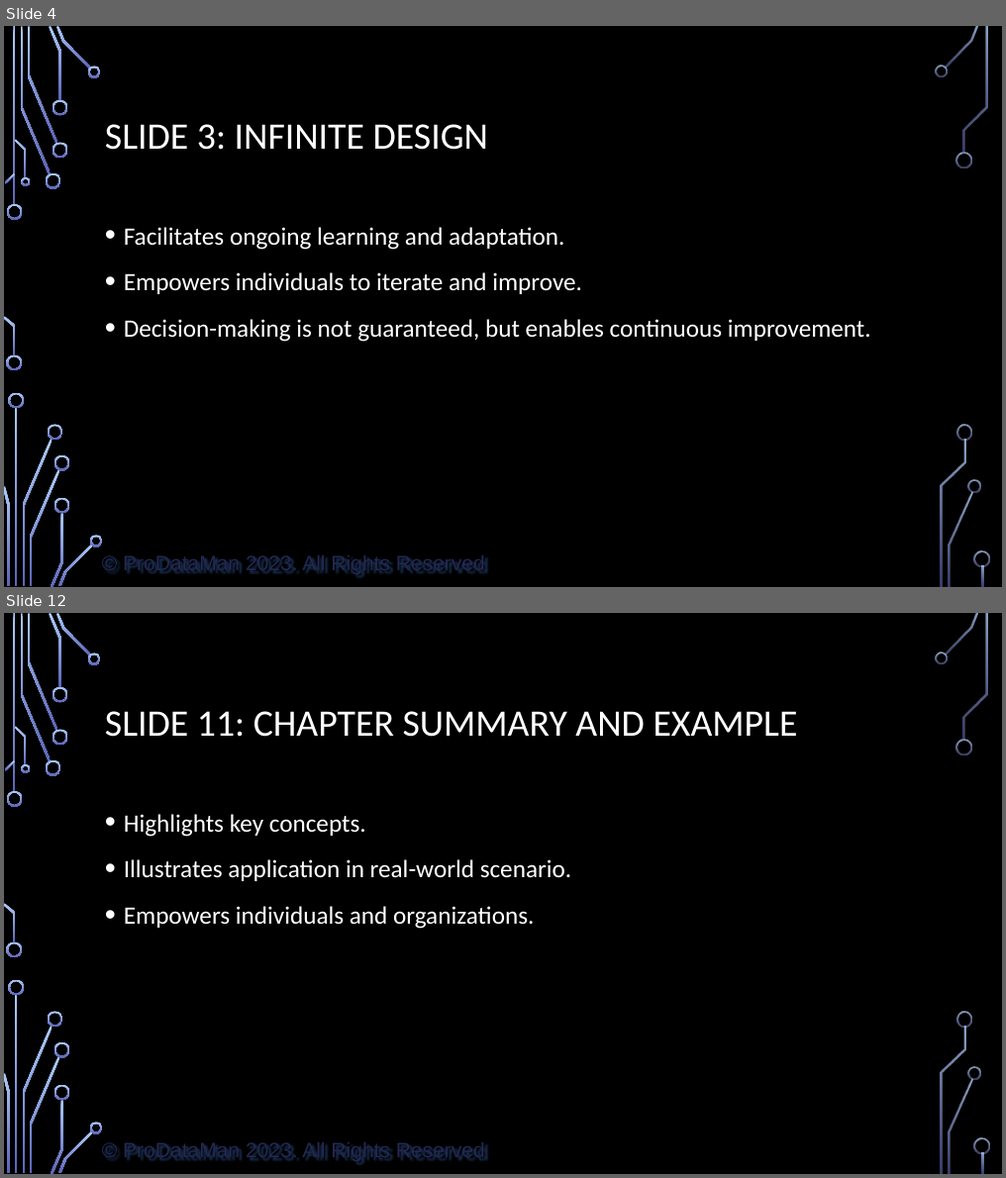
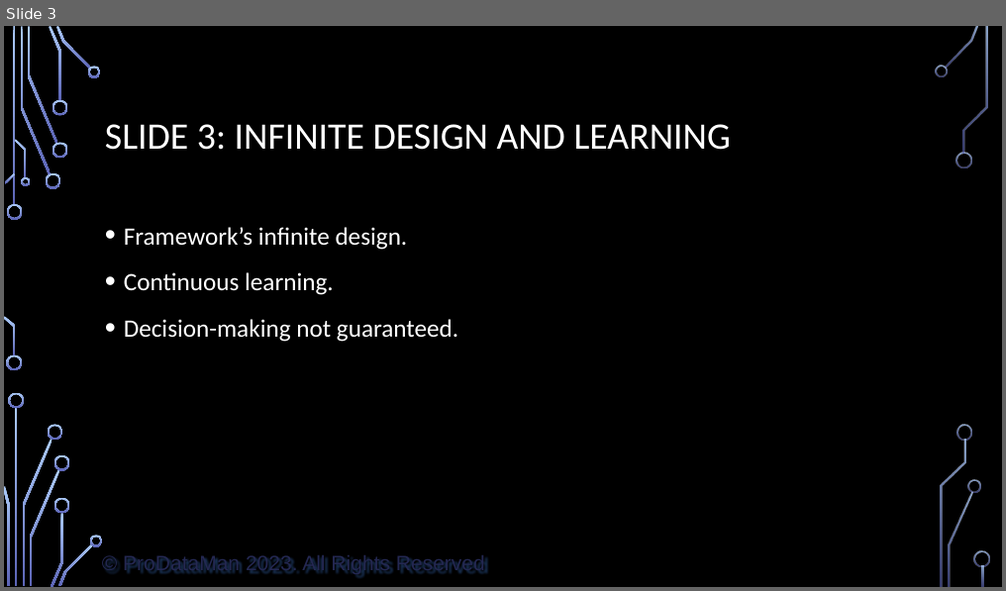
Before and after one commit to ProDataMan/Data-Literacy, a slide deck: Chapter09.pptx. Shown one above the other, each under a label of ours: slides 4 and 12 before the commit, slide 3 after it; the slides between them are not shown. The pictures are 1006x1178 and 1006x591 pixels, drawn with LibreOffice and Linux fonts; fonts in the diff are those of the drawing; background and template pictures are left out. Boxes give left, top, right and bottom in pixels: in the first picture for what was removed or moved away, otherwise in the second. Text is boxed around its words. In the diff, an @@ line names an element or a change of style, - is before the commit and + after.

```diff
--- a/Chapter09.pptx
+++ b/Chapter09.pptx
@@ slide 12 removed at (x1=4, y1=613, x2=1002, y2=1174), background picture (left out); not listed: 37 template elements that a slide beside it also shows @@
@@ title removed at (x1=105, y1=711, x2=798, y2=737) @@
-SLIDE 11: CHAPTER SUMMARY AND EXAMPLE
@@ text removed at (x1=124, y1=814, x2=572, y2=929) @@
-• Highlights key concepts.
-• Illustrates application in real-world scenario.
-• Empowers individuals and organizations.
@@ what was slide 4 is now slide 3 @@
@@ slide 3 changed as well @@
@@ title at (x1=105, y1=124, x2=731, y2=150): text changed @@
-SLIDE 3: INFINITE DESIGN
+SLIDE 3: INFINITE DESIGN AND LEARNING
@@ text at (x1=124, y1=227, x2=458, y2=342): text changed @@
-• Facilitates ongoing learning and adaptation.
-• Empowers individuals to iterate and improve.
-• Decision-making is not guaranteed, but enables continuous improvement.
+• Framework’s infinite design.
+• Continuous learning.
+• Decision-making not guaranteed.
```
Also in this commit, not shown: 3 other slides changed, 2 slides added, 8 other slides removed, 1 other file.
